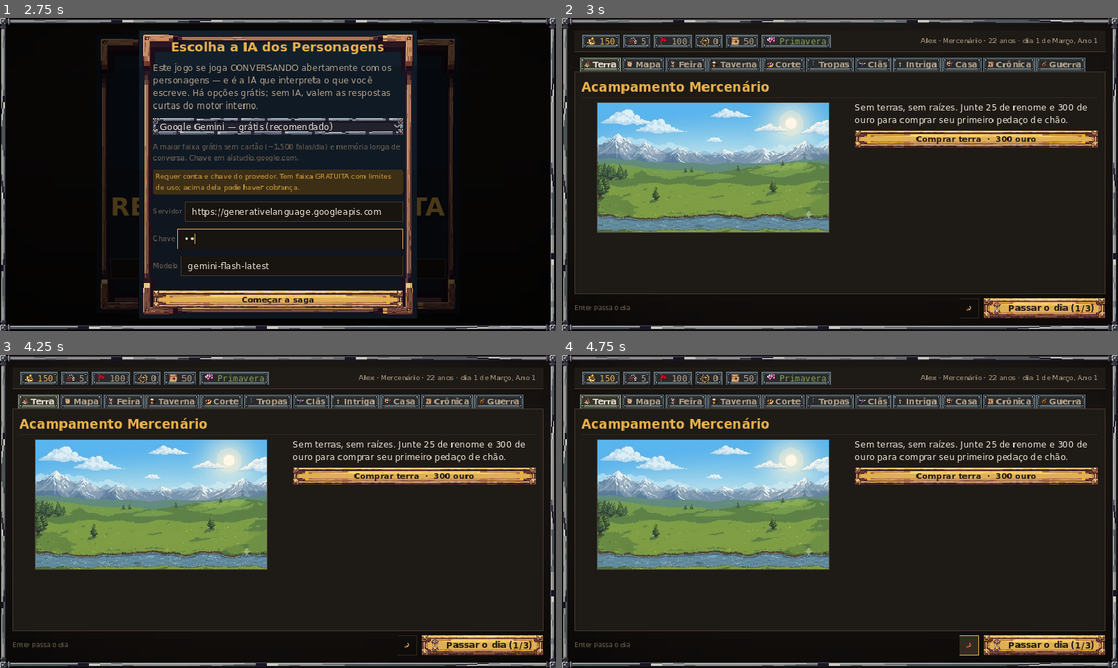
Above: before the commit, frames 1-4 (two rows, left to right).
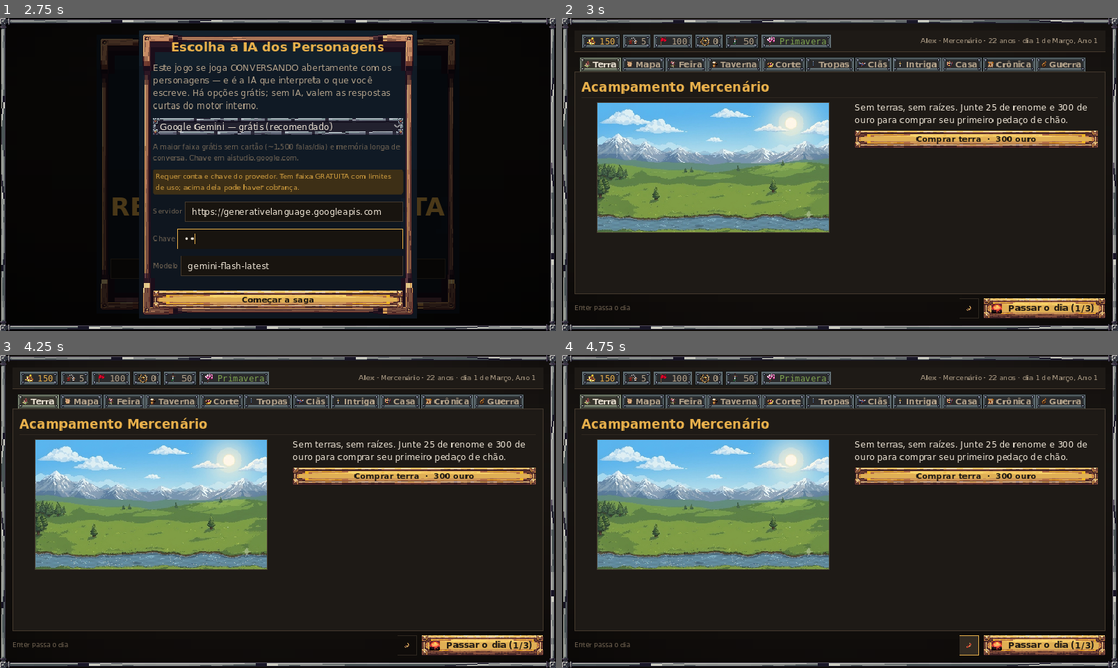
Above: after the commit, the same moments.

Repository: FelpsLuz/livro-receitas
Game: Godot game, scene res://cenas/principal.tscn
The game is run twice, just before and just after one commit, with the same random seed, the same clock (stepped at 60 frames per second) and the same inputs.
Inputs (mouse positions are in pixels of both pictures, inside the frame that each line leads up to):
- Up to frame 1 (2.75 s): click (278, 268) at 0.52 s; type "Alex" at 0.6 s; click "Nova Saga" at 1.25 s; click (289, 240) at 2.02 s; type "12" at 2.1 s
- Up to frame 2 (3 s): click "Começar a saga" at 2.75 s
- Up to frame 3 (4.25 s): click "Comprar terra · 300 ouro" at 3.5 s
- Up to frame 4 (4.75 s): click (967, 646) at 4.25 s

Frame 1 is identical in both runs. In frame 2, 0.1% of the frame differs, in the area x 30-80%, y 5-95%; in frame 3, 0.1%; in frame 4, 0.1%.

Commit message:
Bloco II (a leva): 88 peças PixelLab no jogo, com sidecars de export
87 peças na primeira tentativa + o panorama em 400×224 (a API exige
canvas divisível por 4 — o mesmo formato das artes de referência).
Custo da rodada: ~US$ 0,75. Cada PNG entra com sidecar importer="keep",
que é o que faz o exportador empacotar o arquivo cru que o filesystem
virtual lê — a lição do APK de teste, agora aplicada na origem.

A leva, por onde ela aparece:
- mapa-múndi: 9 marcadores de capital na heráldica de cada casa, rosa
  dos ventos no miolo do anel, selo de cera na moldura
- taverna: 21 fregueses regionais (3 × 7 casas) e 18 pretendentes por
  (reino × ofício) no salão
- Casa: 6 cônjuges reais, filhos em três idades × dois gêneros
- fronteira: panorama das três terras e os 3 chefes de clã à mesa
- balcão: 12 ícones de ofício; UI: guerra, tributo, vassalo, honra,
  dia e viagem
- modais: casamento, emprego, invasão e caravana com ilustração própria

Verificação: 9 suítes (735) + teste_cenas (24) verdes; 30 quadros
renderizados sem erro de largura nem estouro de abas.

Co-Authored-By: Claude Fable 5 <noreply@anthropic.com>
Claude-Session: https://claude.ai/code/session_01W6QY8xZ2NCkuoMBnRXDtDd

Diff:
--- a/reino-por-conquista-godot/cenas/principal.gd
+++ b/reino-por-conquista-godot/cenas/principal.gd
@@ -1386,7 +1386,7 @@
 		var tr_p := TextureRect.new()
 		tr_p.texture = pano
 		tr_p.texture_filter = CanvasItem.TEXTURE_FILTER_NEAREST
-		tr_p.custom_minimum_size = Vector2(400, 225)
+		tr_p.custom_minimum_size = Vector2(400, 224)
 		tr_p.expand_mode = TextureRect.EXPAND_IGNORE_SIZE
 		tr_p.stretch_mode = TextureRect.STRETCH_KEEP_ASPECT_CENTERED
 		cc.add_child(tr_p)
Binary file added: reino-por-conquista-godot/assets/sprites/hibit/barbaros_panorama.png
Not shown, added: reino-por-conquista-godot/assets/sprites/hibit/barbaros_panorama.png.import
Binary file added: reino-por-conquista-godot/assets/sprites/hibit/evento_caravana.png
Not shown, added: reino-por-conquista-godot/assets/sprites/hibit/evento_caravana.png.import
Binary file added: reino-por-conquista-godot/assets/sprites/hibit/evento_casamento.png
Not shown, added: reino-por-conquista-godot/assets/sprites/hibit/evento_casamento.png.import
Binary file added: reino-por-conquista-godot/assets/sprites/hibit/evento_emprego.png
Not shown, added: reino-por-conquista-godot/assets/sprites/hibit/evento_emprego.png.import
Binary file added: reino-por-conquista-godot/assets/sprites/hibit/evento_invasao.png
Not shown, added: reino-por-conquista-godot/assets/sprites/hibit/evento_invasao.png.import
Binary file added: reino-por-conquista-godot/assets/sprites/hibit/icone_dia.png
Not shown, added: reino-por-conquista-godot/assets/sprites/hibit/icone_dia.png.import
(and 164 more such lines)
